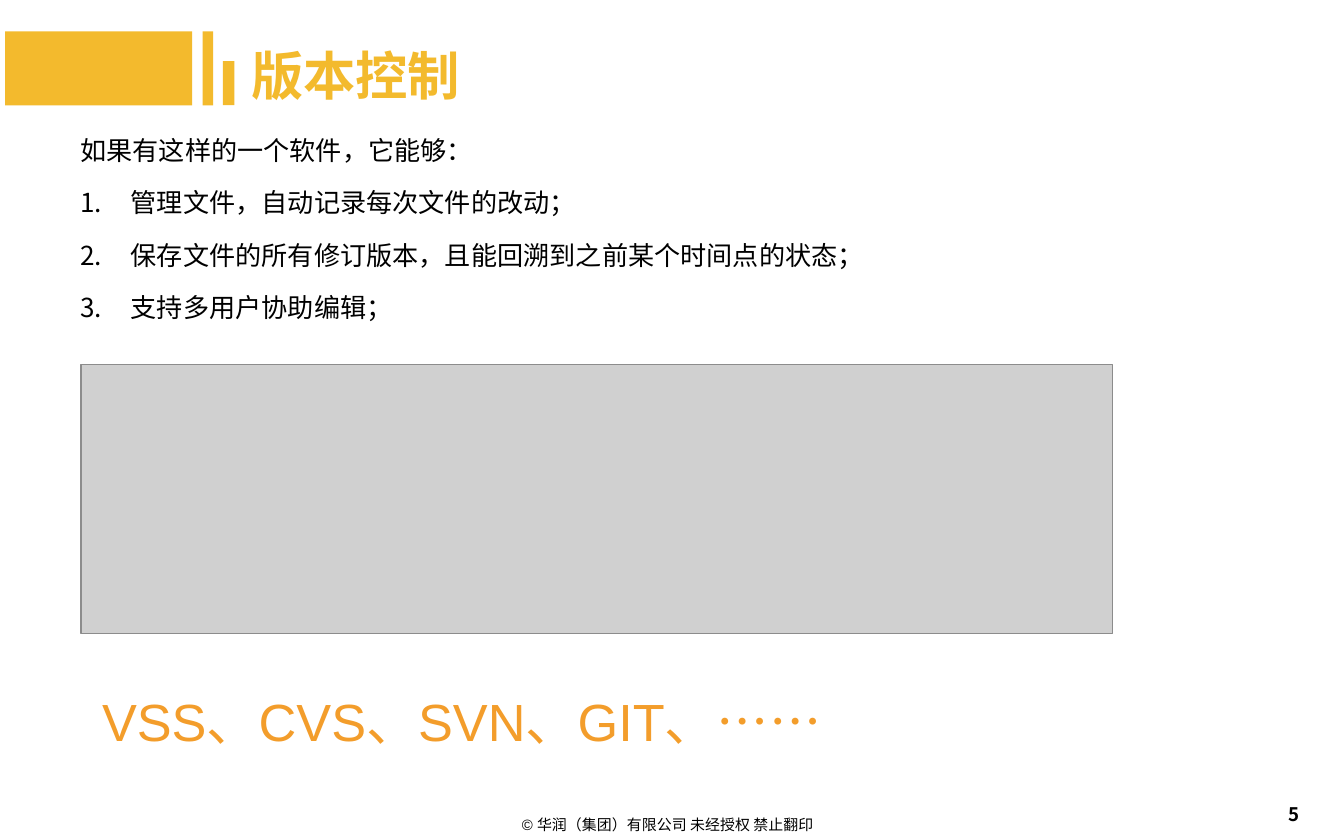
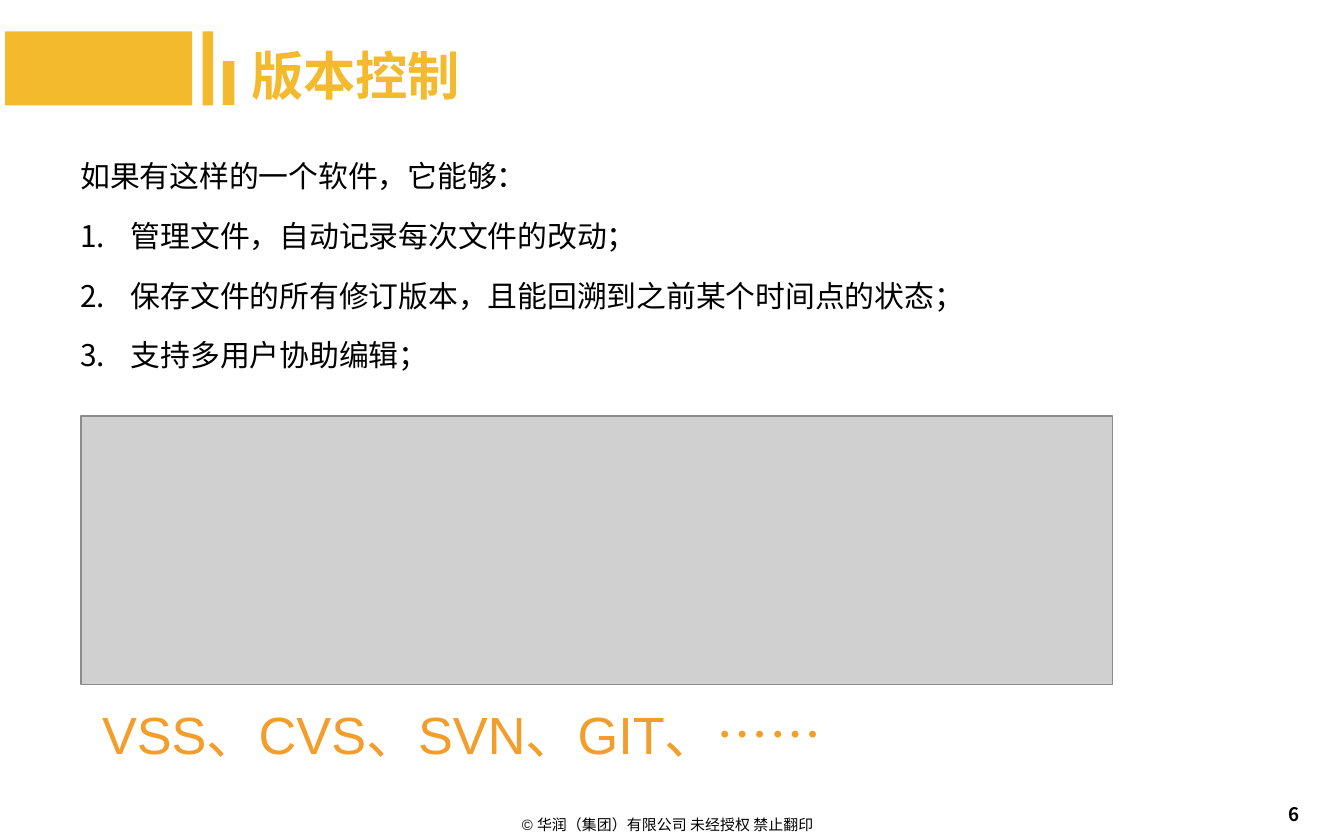
Before and after one commit to machenzhao/git-present, a slide deck: slide 6 of Git.pptx (slide 5 before the commit). Drawn at 1344x840 pixels with LibreOffice and Linux fonts; fonts in the diff are those of the drawing; grey boxes stand for pictures; background and template pictures are left out. Boxes give left, top, right and bottom in pixels: in the first picture for what was removed or moved away, otherwise in the second. Text is boxed around its words. In the diff, an @@ line names an element or a change of style, - is before the commit and + after.

```diff
--- a/Git.pptx
+++ b/Git.pptx
@@ text "如果有这样的一个软件，它能够：": place and size @@
-text "如果有这样的一个软件，它能够：" at (80, 138, 864, 321)
+text "如果有这样的一个软件，它能够：" at (80, 162, 964, 371)
@@ text "如果有这样的一个软件，它能够：" at (80, 162, 964, 371): size 14 to 16 pt @@
@@ picture: place and size @@
-picture at (81, 364, 1113, 633)
+picture at (81, 415, 1113, 684)
@@ text "VSS、CVS、SVN、GIT、……": place and size @@
-text "VSS、CVS、SVN、GIT、……" at (102, 704, 821, 744)
+text "VSS、CVS、SVN、GIT、……" at (102, 717, 821, 757)
@@ page number at (1288, 807, 1299, 822): text changed @@
-5
+6
```
Also in this commit, not shown: 8 other slides changed, 4 slides added, 1 slide removed.
